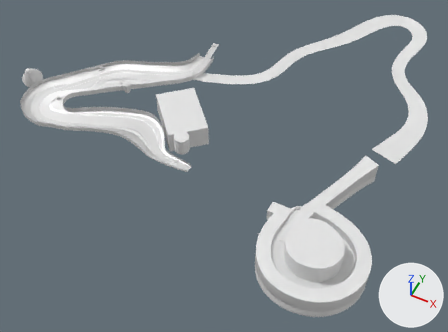
The Blender file Assets/Scenes/Scene_3/Scene_3.blend: old version first, new version second.
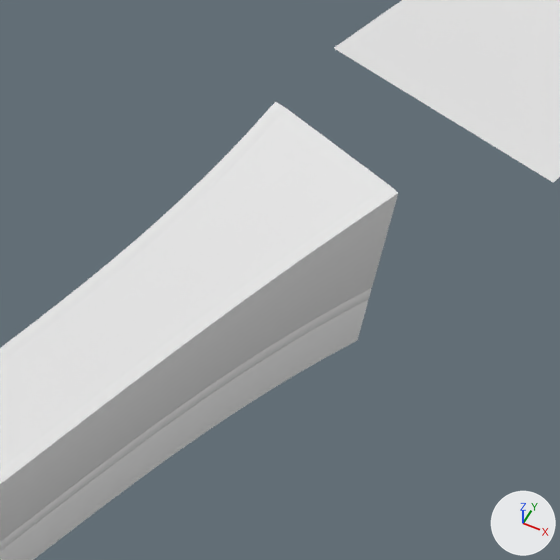
The first picture shows the older version from a camera (50 mm lens) standing at (843.0, -1604.0, 1376.0) and looking at (206.0, -329.0, -217.0). The close-ups show both versions on the part from 75% to 88% of the width and 43% to 62% of the height of that picture; other places that the commit changed are outside them. Lighting does not change. The marker at lower right points along +X, +Y and +Z. Objects named as collision shapes, trigger or cutter boxes, shadow casters or lower levels of detail are left out.
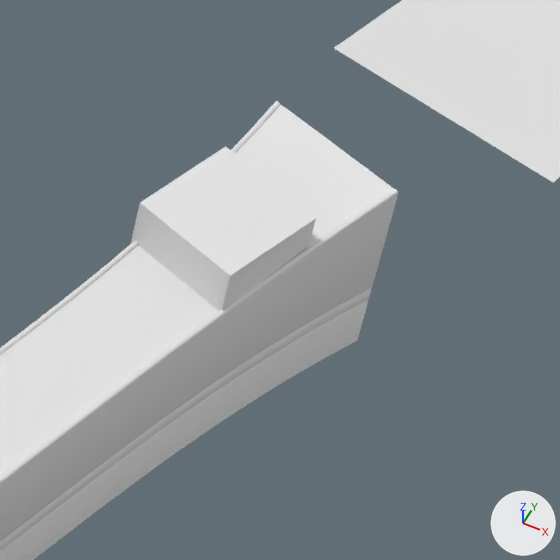
Pixel boxes (x1, y1, x2, y2) of what changed, in the close-ups (560 x 560 px):
'Cube.002', shown: after (131, 146, 316, 311)
'NurbsPath.004', shown: after (0, 101, 398, 484)
'NurbsPath.002', unchanged, covered by the edit: before (0, 102, 398, 484); after (0, 104, 394, 483)

The change in detail:
Object 'Cube.002' (ob_cube_002) is now shown.
Object 'NurbsPath.004' (ob_nurbspath_004) is now shown.
